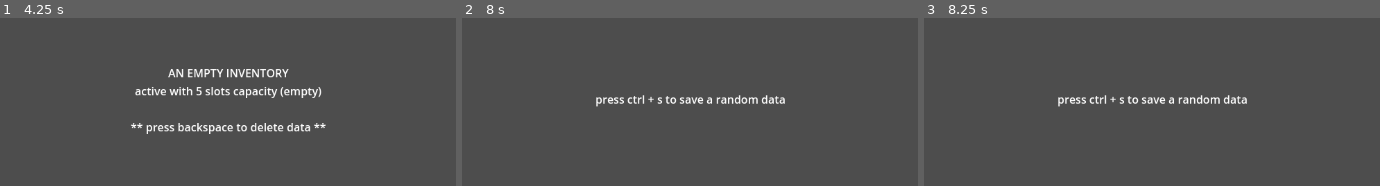
Above: before the commit, frames 1-3 (left to right).
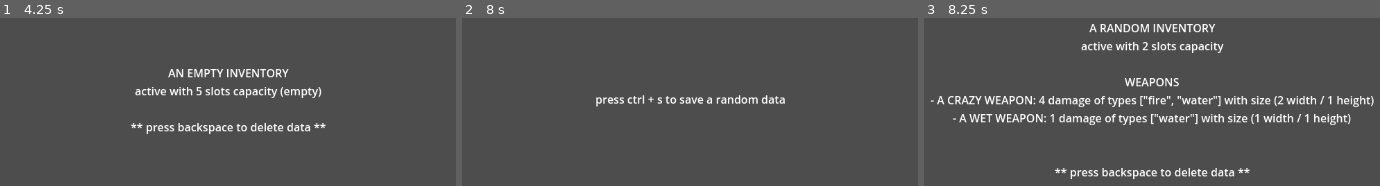
Above: after the commit, the same moments.

Repository: adriano-sudario/GDSerializable
Game: Godot game, scene res://main.tscn
The game is run twice, just before and just after one commit, with the same random seed, the same clock (stepped at 60 frames per second) and the same inputs.
Inputs:
- Up to frame 1 (4.25 s): tap Enter at 0.5, 2, 3.5 s; hold Ctrl 0.53-1.28 s; tap Space at 1.25, 2.75 s; hold S 1.28-2.03 s; tap Backspace at 1.35, 2.85 s; hold Ctrl 2.03-2.78 s; hold S from 3.53 s (still down); hold Ctrl from 3.53 s (still down)
- Up to frame 2 (8 s): tap Space at 4.25 s; release Ctrl at 4.28 s; tap Backspace at 4.35, 5.85, 7.35 s; hold Ctrl 5.03-5.78 s; release S at 5.78 s; hold Ctrl 6.53-7.28 s
- Up to frame 3 (8.25 s): hold S from 8.03 s (still down); hold Ctrl from 8.03 s (still down)

Frames 1-2 are identical in both runs. In frame 3, 8.2% of the frame differs, in the area x 1-99%, y 3-96%.
Error before the commit: Invalid access to property or key 'x' on a base object of type 'String'. (res://main.gd:91)

Commit message:
added native objects serialization

Diff:
--- a/main.gd
+++ b/main.gd
@@ -17,25 +17,25 @@
 	weapon2.description = "a crazy weapon"
 	weapon2.damage = 4
 	weapon2.types = ["fire", "water"] as Array[String]
-	weapon1.slot_size = Vector2(2, 1)
+	weapon2.slot_size = Vector2(2, 1)
 
 	var weapon3 = Weapon.new()
 	weapon3.description = "a very weak weapon"
 	weapon3.damage = 0.1
 	weapon3.types = ["neutral"] as Array[String]
-	weapon1.slot_size = Vector2(1, 1)
+	weapon3.slot_size = Vector2(1, 1)
 
 	var weapon4 = Weapon.new()
 	weapon4.description = "a dirty weapon"
 	weapon4.damage = 3
 	weapon4.types = ["earth", "water"] as Array[String]
-	weapon1.slot_size = Vector2(1, 2)
+	weapon4.slot_size = Vector2(1, 2)
 
 	var weapon5 = Weapon.new()
 	weapon5.description = "a wet weapon"
 	weapon5.damage = 1
 	weapon5.types = ["water"] as Array[String]
-	weapon1.slot_size = Vector2(1, 1)
+	weapon5.slot_size = Vector2(1, 1)
 
 	randomize()
 	var weapons = [weapon1, weapon2, weapon3, weapon4, weapon5]
@@ -89,7 +89,7 @@
 					"size": weapon.slot_size
 				}
 				text += "- " + ("{description}: {damage} damage of types {types} with size ")\
-					.format(format) + ("%dw / %dh" % [format.size.x, format.size.y]) + "\n"
+					.format(format) + ("(%d width / %d height)" % [format.size.x, format.size.y]) + "\n"
 		else:
 			text += " (empty)"
 
--- a/serializable.gd
+++ b/serializable.gd
@@ -1,38 +1,92 @@
 class_name Serializable
 
-func get_dictionary():
+static func get_obj_properties(obj) -> Array:
+	var properties:Array = []
+
+	if typeof(obj) == TYPE_DICTIONARY:
+		obj = dict_to_inst(obj)
+
+	var property_list:Array = obj.get_property_list()
+
+	for property in property_list:
+		if property.usage != PROPERTY_USAGE_SCRIPT_VARIABLE:
+			continue
+
+		properties.append(property)
+
+	return properties
+
+func get_properties() -> Array:
+	var properties:Array = []
+	var property_list:Array = self.get_property_list()
+
+	for property in property_list:
+		if property.usage != PROPERTY_USAGE_SCRIPT_VARIABLE:
+			continue
+
+		properties.append(property)
+
+	return properties
+
+func get_fixed_save_value(value):
+	if Serializable.is_native_object(value):
+		value = var_to_str(value)
+
+	return value
+
+static func is_native_object(value) -> bool:
+	var value_type = typeof(value)
+
+	return not (value_type == TYPE_NIL or value_type == TYPE_BOOL \
+		or value_type == TYPE_INT or value_type == TYPE_FLOAT \
+		or value_type == TYPE_STRING)
+
+static func fix_values_after_load(loaded_obj) -> void:
+	if not is_native_object(loaded_obj):
+		return
+
+	var variables:Array = Serializable.get_obj_properties(loaded_obj)
+
+	for variable in variables:
+		if variable.type == TYPE_ARRAY:
+			for i in loaded_obj[variable.name].size():
+				Serializable.fix_values_after_load(loaded_obj[variable.name][i])
+		else:
+			if variable.type != TYPE_STRING and typeof(loaded_obj[variable.name]) == TYPE_STRING:
+				loaded_obj[variable.name] = str_to_var(loaded_obj[variable.name])
+
+func get_dictionary() -> Dictionary:
 	var dictionary:Dictionary = {}
 	var instance = inst_to_dict(self)
 	dictionary["@subpath"] = instance["@subpath"]
 	dictionary["@path"] = instance["@path"]
-	var variables:Array = []
-	var properties:Array = self.get_property_list()
-
-	for property in properties:
-		if property.usage != PROPERTY_USAGE_SCRIPT_VARIABLE:
-			continue
-
-		variables.append(property)
+	var variables:Array = get_properties()
 
 	for variable in variables:
+		var value = self[variable.name]
+
 		if variable.type == TYPE_ARRAY:
 			dictionary[variable.name] = []
+
 			for i in self[variable.name].size():
-				if typeof(self[variable.name][i]) == TYPE_OBJECT:
-					dictionary[variable.name].append(self[variable.name][i].get_dictionary())
+				var array_value = self[variable.name][i]
+
+				if typeof(array_value) == TYPE_OBJECT and array_value.has_method("get_dictionary"):
+					dictionary[variable.name].append(array_value.get_dictionary())
 				else:
-					dictionary[variable.name].append(self[variable.name][i])
-		elif variable.type == TYPE_OBJECT:
-			dictionary[variable.name] = self[variable.name].get_dictionary()
+					dictionary[variable.name].append(get_fixed_save_value(array_value))
+		elif variable.type == TYPE_OBJECT and value.has_method("get_dictionary"):
+			dictionary[variable.name] = value.get_dictionary()
 		else:
-			dictionary[variable.name] = self[variable.name]
+			dictionary[variable.name] = get_fixed_save_value(value)
 
 	return dictionary
 
-func save_json(path: String, json_indentation := "\t", sort_json_keys := false):
+func save_json(path: String, json_indentation := "\t", sort_json_keys := false) -> void:
 	var index_file = FileAccess.open(path, FileAccess.WRITE)
 	var json_string = JSON.stringify(get_dictionary(), json_indentation, sort_json_keys, true)
 	index_file.store_string(json_string)
+	index_file.close()
 
 static func load_from_json(path: String) -> Serializable:
 	if not FileAccess.file_exists(path):
@@ -40,4 +94,30 @@
 
 	var json_content = FileAccess.get_file_as_string(path)
 	var dictionary = JSON.parse_string(json_content)
-	return dict_to_inst(dictionary)
+	var loaded_dictionary = dict_to_inst(dictionary)
+	Serializable.fix_values_after_load(loaded_dictionary)
+	return loaded_dictionary
+
+func save_encrypted(path: String, password:String) -> void:
+	var index_file = FileAccess.open_encrypted_with_pass(path, FileAccess.WRITE, password)
+
+	if index_file == null:
+		push_error("couldn't save encrypted file")
+		return
+
+	var json_string = JSON.stringify(get_dictionary(), "", false, true)
+	index_file.store_string(json_string)
+	index_file.close()
+
+static func load_from_encrypted(path: String, password:String) -> Serializable:
+	var index_file = FileAccess.open_encrypted_with_pass(path, FileAccess.READ, password)
+
+	if index_file == null:
+		return null
+
+	var json_content = index_file.get_as_text()
+	index_file.close()
+	var dictionary = JSON.parse_string(json_content)
+	var loaded_dictionary = dict_to_inst(dictionary)
+	Serializable.fix_values_after_load(loaded_dictionary)
+	return loaded_dictionary
